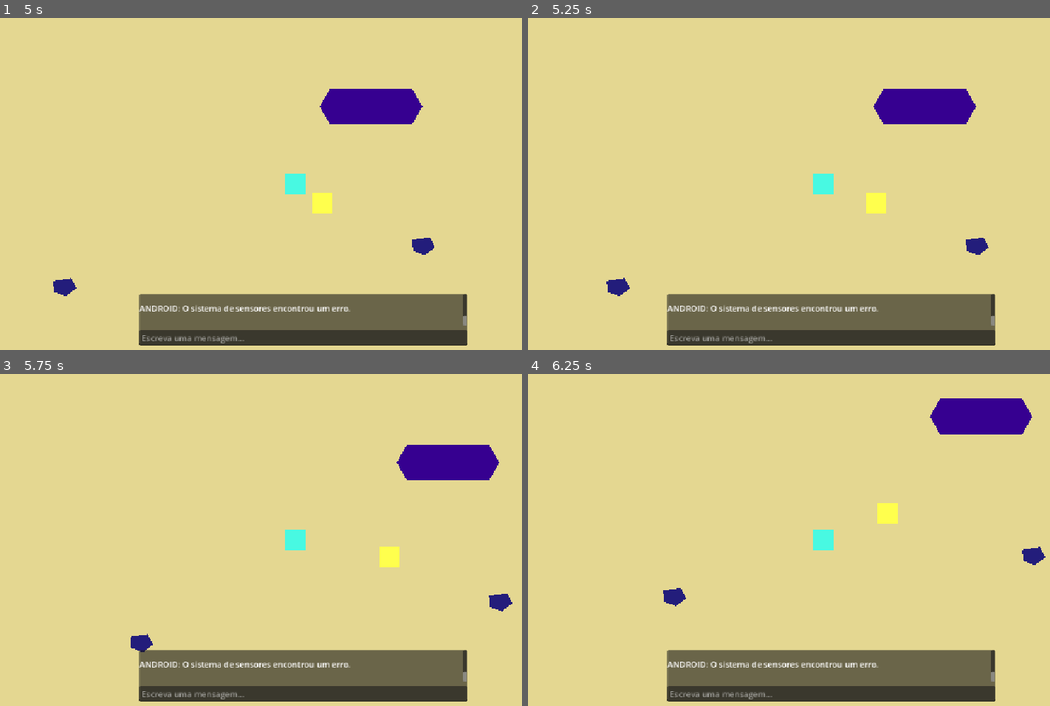
Above: before the commit, frames 1-4 (two rows, left to right).
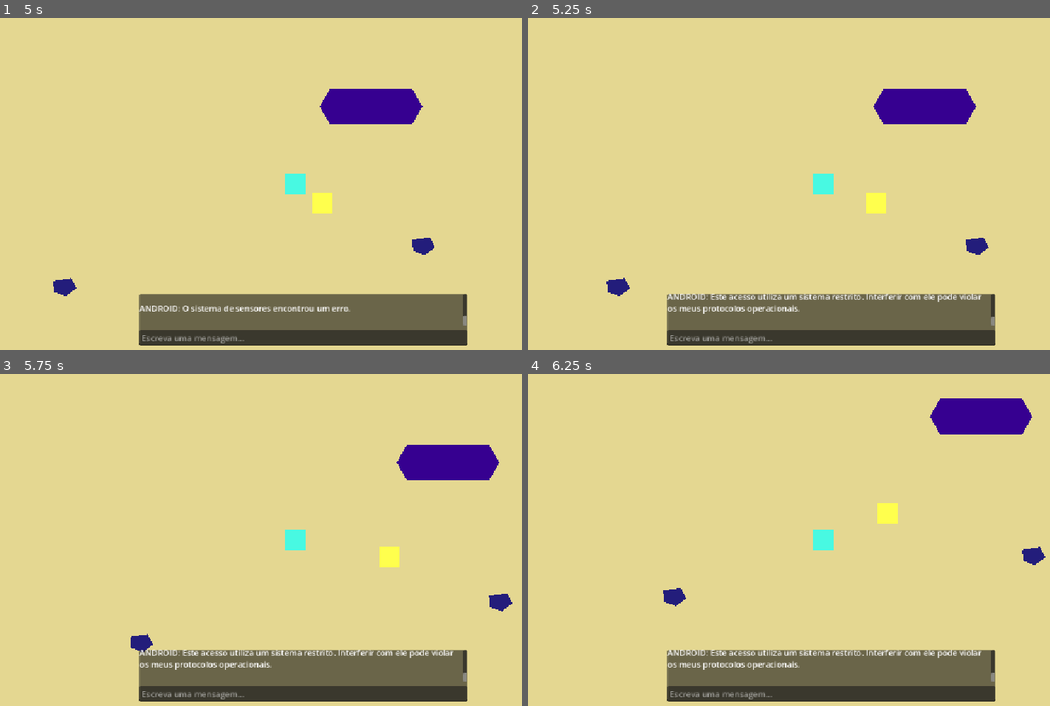
Above: after the commit, the same moments.

Repository: M7R1NHO/findhope
Game: Godot game, scene res://scenes/main.tscn
The game is run twice, just before and just after one commit, with the same random seed, the same clock (stepped at 60 frames per second) and the same inputs. The project has no main scene, so this scene is started directly.
Inputs (mouse positions are in pixels of both pictures, inside the frame that each line leads up to):
- Up to frame 1 (5 s): click (302, 336) at 0.52 s; type "12" at 0.6 s; tap Enter at 1.25 s; move the mouse to (422, 167) at 1.27 s; hold D 1.28-2.03 s; tap E at 1.35, 2.3, 2.85, 3.6 s; click (422, 167) at 1.42 s; tap Space at 1.52, 1.55, 1.82, 2.1, 2.27, 2.57, 3.05, 3.77, 4.07, 4.35, 4.52, 4.82 s; move the mouse to (177, 200) at 2.02 s; hold S 2.03-2.78 s; move the mouse to (354, 110) at 2.77 s; hold D 2.78-3.53 s; move the mouse to (266, 250) at 3.52 s; hold W 3.53-4.28 s; click (266, 250) at 3.67 s; move the mouse to (475, 233) at 4.27 s; hold A from 4.28 s (still down)
- Up to frame 2 (5.25 s): keep holding A; move the mouse to (648, 134) at 5.02 s; tap E at 5.1 s
- Up to frame 3 (5.75 s): keep holding A; tap Space at 5.27, 5.57 s
- Up to frame 4 (6.25 s): move the mouse to (851, 540) at 5.77 s; release A at 5.78 s; hold S from 5.78 s (still down); tap E at 5.85 s; click (851, 540) at 5.92 s; tap Space at 6.05 s

Frame 1 is identical in both runs. In frame 2, 1.1% of the frame differs, in the area x 26-90%, y 83-90%; in frame 3, 1.1%; in frame 4, 1.1%.

Commit message:
Evitar duplicação em eventos de autonomia

Diff:
--- a/game/scenes/main.tscn
+++ b/game/scenes/main.tscn
@@ -3,6 +3,7 @@
 [ext_resource type="Script" uid="uid://cux50ew1xh51n" path="res://scenes/player.gd" id="1_o5qli"]
 [ext_resource type="Script" uid="uid://cg4bewh02hmm2" path="res://scripts/main.gd" id="1_sugp2"]
 [ext_resource type="Script" uid="uid://be3papg8vqa8w" path="res://scenes/atlas.gd" id="2_0wfyh"]
+[ext_resource type="Script" uid="uid://dpe8dva3ghx4m" path="res://scenes/protocol_door.gd" id="4_jyhfs"]
 
 [sub_resource type="RectangleShape2D" id="RectangleShape2D_l8mnm"]
 size = Vector2(180, 60)
@@ -15,6 +16,8 @@
 
 [sub_resource type="CircleShape2D" id="CircleShape2D_jyhfs"]
 radius = 14.0
+
+[sub_resource type="RectangleShape2D" id="RectangleShape2D_5ui7g"]
 
 [node name="Main" type="Node2D" unique_id=1872859629]
 script = ExtResource("1_sugp2")
@@ -125,3 +128,11 @@
 placeholder_text = "Escreva uma mensagem..."
 
 [node name="AutonomyAPI" type="HTTPRequest" parent="." unique_id=1143749440]
+
+[node name="ProtocolDoor" type="Area2D" parent="." unique_id=67136818 groups=["interactable"]]
+script = ExtResource("4_jyhfs")
+
+[node name="DoorVisual" type="Polygon2D" parent="ProtocolDoor" unique_id=1091522801]
+
+[node name="CollisionShape2D" type="CollisionShape2D" parent="ProtocolDoor" unique_id=1233854701]
+shape = SubResource("RectangleShape2D_5ui7g")
--- a/game/scenes/player.gd
+++ b/game/scenes/player.gd
@@ -7,6 +7,8 @@
 @export var max_x: float = 950.0
 @export var min_y: float = -650.0
 @export var max_y: float = 650.0
+
+@export var interaction_range: float = 100.0
 
 
 var atlas: CharacterBody2D
@@ -66,13 +68,46 @@
 		event is InputEventKey
 		and event.pressed
 		and not event.echo
-		and event.keycode == KEY_SPACE
 	):
-		if atlas != null:
-			atlas.scan_environment()
+
+		if event.keycode == KEY_SPACE:
+			if atlas != null:
+				atlas.scan_environment()
+
+		if event.keycode == KEY_E:
+			try_interaction()
+
+
+func try_interaction():
+	var interactables = get_tree().get_nodes_in_group(
+		"interactable"
+	)
+
+	var closest_object = null
+	var closest_distance = interaction_range
+
+	for object in interactables:
+		if not object is Node2D:
+			continue
+
+		var distance = global_position.distance_to(
+			object.global_position
+		)
+
+		if distance <= closest_distance:
+			closest_distance = distance
+			closest_object = object
+
+	if closest_object == null:
+		return
+
+	if closest_object.has_method("examine"):
+		closest_object.examine()
 
 
 func is_typing_in_chat() -> bool:
-	var focused_control = get_viewport().gui_get_focus_owner()
+	var focused_control = (
+		get_viewport().gui_get_focus_owner()
+	)
 
 	return focused_control is LineEdit
--- /dev/null
+++ b/game/scenes/protocol_door.gd
@@ -0,0 +1,26 @@
+extends Area2D
+
+
+@export var interaction_distance: float = 90.0
+
+var already_examined: bool = false
+
+
+func can_interact(player_position: Vector2) -> bool:
+	return global_position.distance_to(
+		player_position
+	) <= interaction_distance
+
+
+func examine():
+	if already_examined:
+		return
+
+	already_examined = true
+
+	var main = get_parent()
+
+	if main.has_method(
+		"on_protocol_door_examined"
+	):
+		main.on_protocol_door_examined()
--- a/game/scripts/main.gd
+++ b/game/scripts/main.gd
@@ -60,9 +60,6 @@
 		"ANDROID",
 		"Sistema de comunicação operacional."
 	)
-
-	# TESTE TEMPORÁRIO
-	atlas_questioned_protocol()
 
 
 func _input(event):
@@ -86,7 +83,9 @@
 # CHAT
 # =========================================================
 
-func _on_chat_input_submitted(message: String):
+func _on_chat_input_submitted(
+	message: String
+):
 	message = message.strip_edges()
 
 	if message.is_empty():
@@ -107,7 +106,9 @@
 	)
 
 
-func send_message_to_atlas(message: String):
+func send_message_to_atlas(
+	message: String
+):
 	waiting_for_atlas = true
 
 	chat_input.editable = false
@@ -193,6 +194,7 @@
 
 func send_autonomy_event(
 	event_name: String,
+	event_id: String,
 	intensity: float = 1.0
 ):
 	if autonomy_request_in_progress:
@@ -209,6 +211,15 @@
 		)
 		return
 
+	event_id = event_id.strip_edges()
+
+	if event_id.is_empty():
+		push_warning(
+			"Evento de autonomia sem event_id: "
+			+ event_name
+		)
+		return
+
 	autonomy_request_in_progress = true
 
 	var headers = [
@@ -217,6 +228,7 @@
 
 	var body = JSON.stringify({
 		"event": event_name,
+		"event_id": event_id,
 		"intensity": intensity
 	})
 
@@ -249,6 +261,7 @@
 			"Erro ao processar evento de autonomia. HTTP "
 			+ str(response_code)
 		)
+
 		return
 
 	var response_text = (
@@ -264,6 +277,7 @@
 			"Resposta inválida do backend "
 			+ "para evento de autonomia."
 		)
+
 		return
 
 	if data.get("status", "") == "error":
@@ -275,52 +289,78 @@
 				)
 			)
 		)
+
+		return
+
+	var duplicate = data.get(
+		"duplicate",
+		false
+	)
+
+	if duplicate:
+		print(
+			"AUTONOMY EVENT DUPLICATE IGNORED: ",
+			data.get("event", ""),
+			" | event_id=",
+			data.get("event_id", "")
+		)
+
 		return
 
 	print(
 		"AUTONOMY GAMEPLAY EVENT OK: ",
 		data.get("event", ""),
+		" | event_id=",
+		data.get("event_id", ""),
 		" | intensity=",
 		data.get("intensity", 1.0)
 	)
 
 
 # =========================================================
-# EVENTOS REAIS DE GAMEPLAY
+# GAMEPLAY AUTONOMY EVENTS
 # =========================================================
 
 func atlas_made_independent_choice(
+	event_id: String,
 	intensity: float = 1.0
 ):
 	send_autonomy_event(
 		"independent_choice",
+		event_id,
 		intensity
 	)
 
 
 func atlas_questioned_protocol(
+	event_id: String,
 	intensity: float = 1.0
 ):
 	send_autonomy_event(
 		"question_protocol",
+		event_id,
 		intensity
 	)
 
 
 func atlas_broke_protocol(
+	event_id: String,
 	intensity: float = 1.0
 ):
 	send_autonomy_event(
 		"break_protocol",
+		event_id,
 		intensity
 	)
 
 
 func atlas_protected_player_by_choice(
+	event_id: String,
 	intensity: float = 1.0
 ):
 	send_autonomy_event(
 		"protect_player_by_choice",
+		event_id,
 		intensity
 	)
 
@@ -373,3 +413,14 @@
 	chat_history.scroll_to_line(
 		chat_history.get_line_count()
 	)
+
+
+func on_protocol_door_examined():
+	add_chat_message(
+		"ANDROID",
+		"Este acesso utiliza um sistema restrito. Interferir com ele pode violar os meus protocolos operacionais."
+	)
+
+	atlas_questioned_protocol(
+		"underground_door_01_question_protocol"
+	)
Not shown, added: game/scenes/protocol_door.gd.uid
Not shown, changed: backend/main.py
